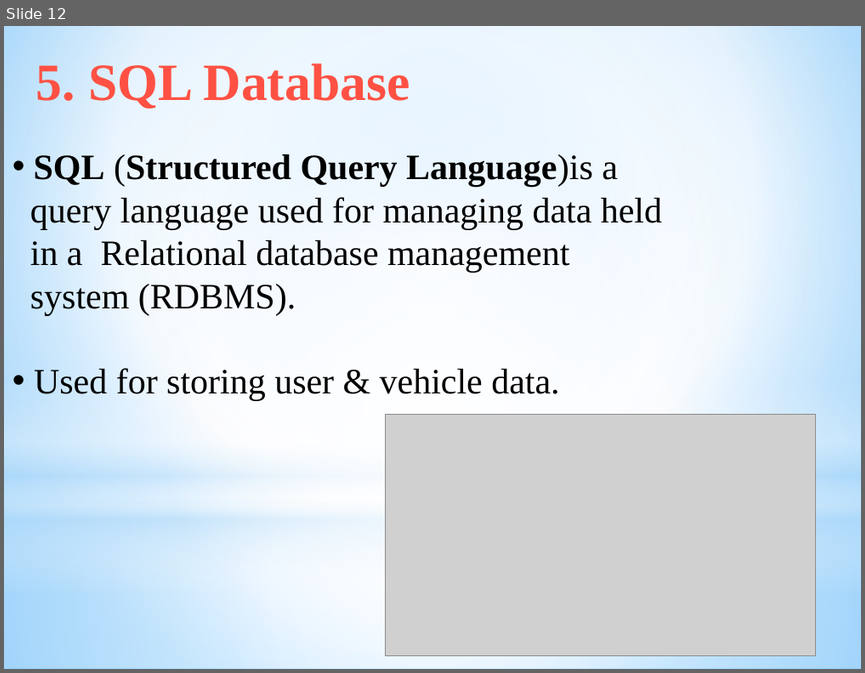
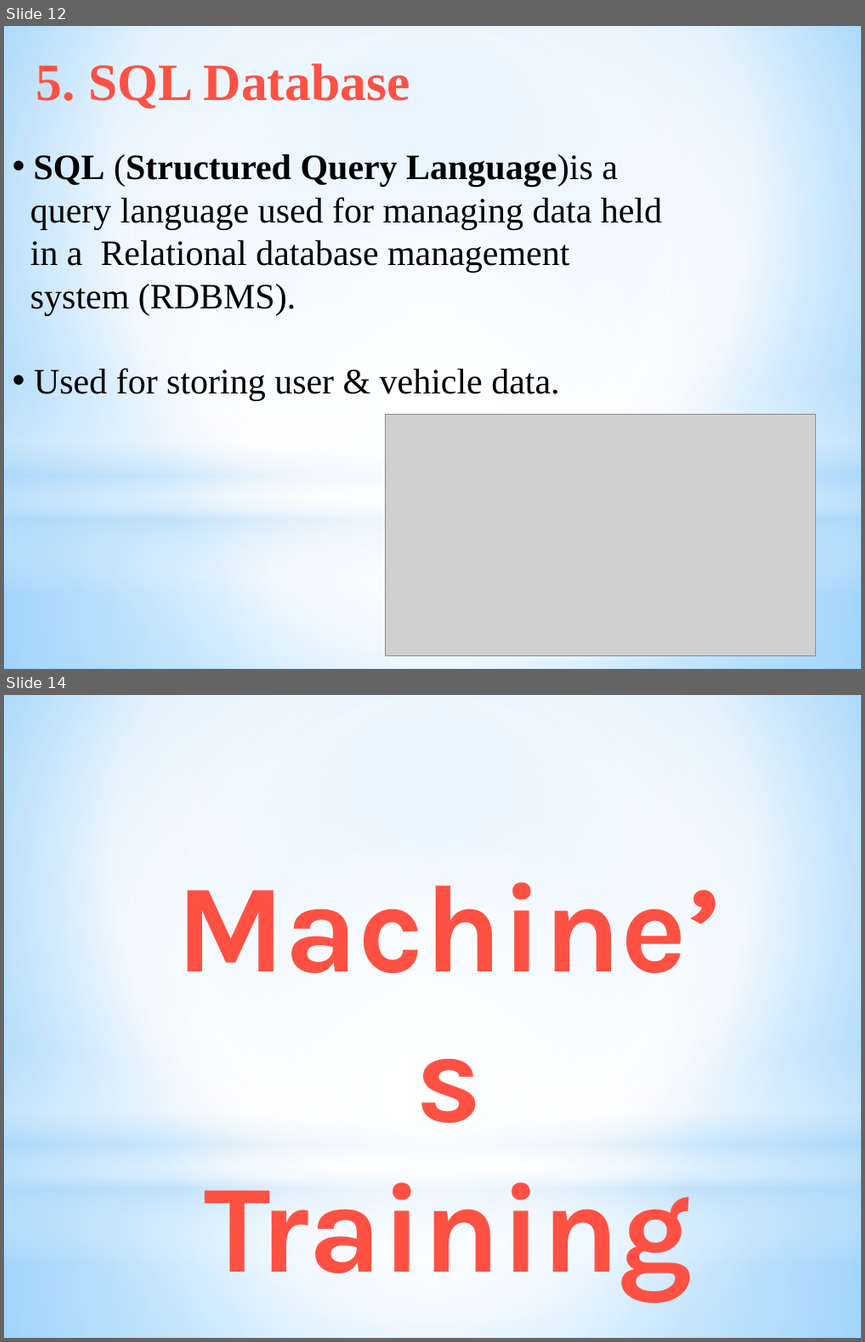
Before and after one commit to dikshant097/machine-learnng-helmmet-detection, a slide deck: Helmet Detection.pptx. Shown one above the other, each under a label of ours: slide 12 before the commit, slides 12 and 14 after it; the slides between them are not shown. The pictures are 865x673 and 865x1342 pixels, drawn with LibreOffice and Linux fonts; fonts in the diff are those of the drawing; grey boxes stand for pictures. Boxes give left, top, right and bottom in pixels: in the first picture for what was removed or moved away, otherwise in the second. Text is boxed around its words. In the diff, an @@ line names an element or a change of style, - is before the commit and + after.

```diff
--- a/Helmet Detection.pptx
+++ b/Helmet Detection.pptx
@@ slide 14 added at [4,695,861,1338], background gradient #9ED5FF to #FFFFFF to #5BB9FF; not listed: 4 template elements that a slide beside it also shows @@
@@ text added at [176,882,721,1301], 105 pt, text gradient #8A1300 to #FF5244 to #FFF0F0, bold @@
+Machine’s
+Training
```
Also in this commit, not shown: 2 slides changed, 2 other slides added, 17 other files.
